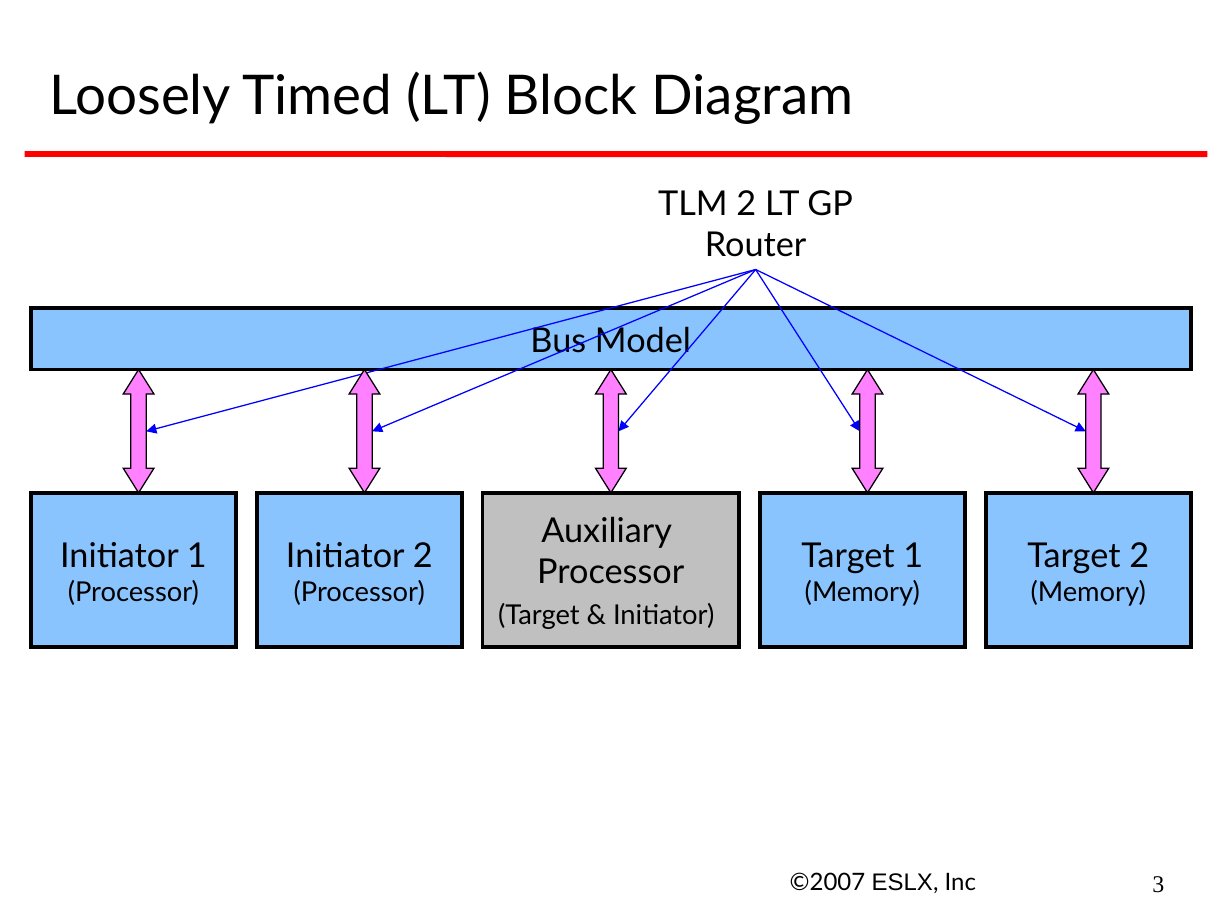
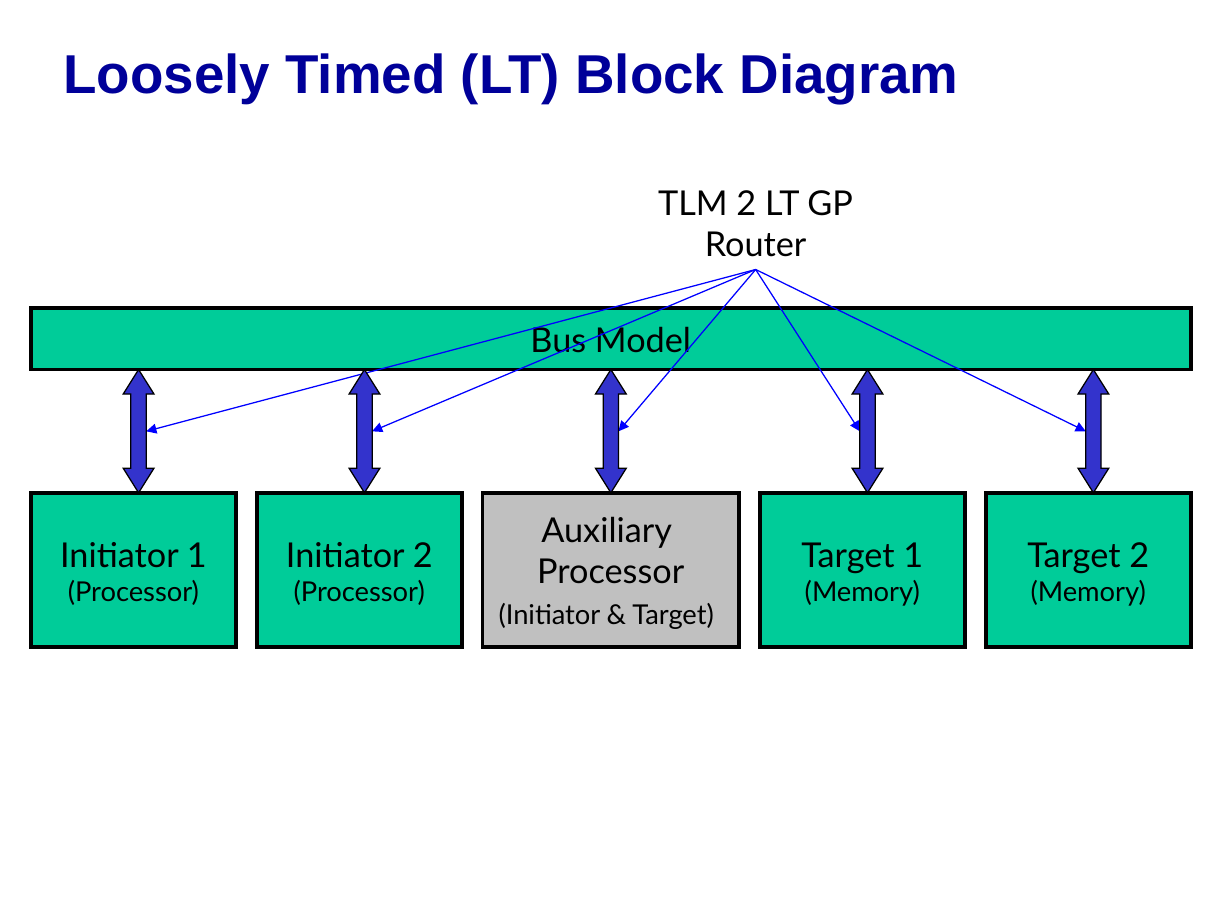
Before and after one commit to accellera-official/systemc, a slide deck: slide 3 of examples/tlm/lt_min_system/docs/lt_min_system_example.ppt. Drawn at 1232x924 pixels with LibreOffice and Linux fonts; fonts in the diff are those of the drawing; background and template pictures are left out. Boxes give left, top, right and bottom in pixels: in the first picture for what was removed or moved away, otherwise in the second. Text is boxed around its words. In the diff, an @@ line names an element or a change of style, - is before the commit and + after.

```diff
--- a/examples/tlm/lt_min_system/docs/lt_min_system_example.ppt
+++ b/examples/tlm/lt_min_system/docs/lt_min_system_example.ppt
@@ title "Loosely Timed (LT) Block Diagram": place and size @@
-title "Loosely Timed (LT) Block Diagram" at [49,71,854,124]
+title "Loosely Timed (LT) Block Diagram" at [63,53,959,103]
@@ title "Loosely Timed (LT) Block Diagram" at [63,53,959,103]: font Lato to Arial, text colour #000000 to #000099, bold on; line spacing 1 to 0.85 @@
@@ line removed from (25, 154) to (1207, 154) @@
@@ fill #FF81FF to #3333CC in 5 elements at [349,370,379,493], [123,370,154,493], [1078,370,1109,493], [853,370,883,493], [595,370,626,493] @@
@@ fill #89C4FF to #00CC99 in 5 elements at [760,493,966,647], [31,308,1191,370], [31,493,237,647], [256,493,462,647], [986,493,1191,647] @@
@@ text in rectangle at [499,603,714,629]: text changed @@
-(Target & Initiator)
+(Initiator & Target)
@@ text removed at [790,872,976,893] @@
-©2007 ESLX, Inc
@@ page number removed at [1152,876,1164,893] @@
-3
```
Also in this commit, not shown: 4 other slides changed, 12 slides added, 1 slide removed.
